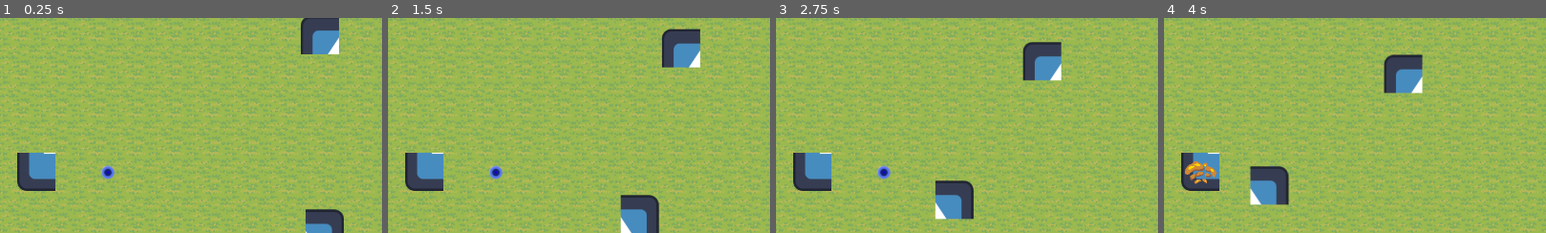
Above: before the commit, frames 1-4 (left to right).
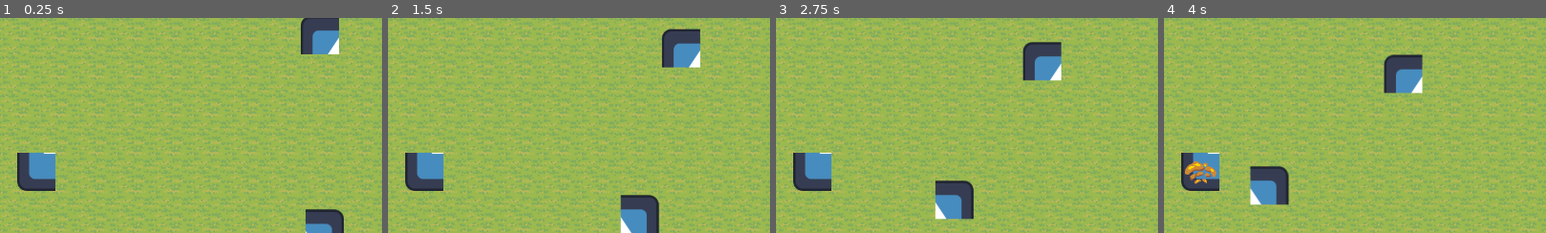
Above: after the commit, the same moments.

Repository: GlitchedSalad/global-game-jam-2026
Game: Godot game, scene res://src/scenes/level/main.tscn
Two runs of this game, one before a commit and one after it. Both use one fixed random seed, a clock stepped at 60 frames per second and the inputs below. The engine's default icon, where the game draws it, is replaced by a stand-in: a white triangle on a blue panel in a dark square.
Inputs:
- Up to frame 1 (0.25 s): no input
- Up to frame 2 (1.5 s): hold Right (ARROW_RIGHT) 0.53-1.28 s; tap H (H) at 0.6 s; hold Down (ARROW_DOWN) from 1.28 s (still down); tap G (G) at 1.35 s
- Up to frame 3 (2.75 s): tap H (H) at 1.55, 2.1 s; release Down (ARROW_DOWN) at 2.03 s; hold Right (ARROW_RIGHT) from 2.03 s (still down)
- Up to frame 4 (4 s): release Right (ARROW_RIGHT) at 2.78 s; hold Up (ARROW_UP) 2.78-3.53 s; tap J (J) at 2.85 s; tap H (H) at 3.05, 3.8 s; hold Left (ARROW_LEFT) from 3.53 s (still down); tap Y (Y) at 3.6 s
The pictures show only the part of the screen within x 45-95%, y 14-64%; the shares and areas given below are measured in that part.

The runs differ from the first frame. In frame 1, 0.2% of the frame differs, in the area x 26-30%, y 68-76%; in frame 2, 0.2%; in frame 3, 0.2%; in frame 4, less than 0.1%.

Commit message:
added some player damage and magnets

Diff:
--- a/project.godot
+++ b/project.godot
@@ -35,6 +35,7 @@
 [global_group]
 
 player=""
+magnet=""
 
 [input]
 
--- a/src/scenes/entities/PlayerCharacter.tscn
+++ b/src/scenes/entities/PlayerCharacter.tscn
@@ -1,18 +1,22 @@
 [gd_scene format=3 uid="uid://cfl6rcjkfgn62"]
 
-[ext_resource type="Script" uid="uid://cdrojqjinxiqa" path="res://src/scripts/entities/player_character.gd" id="1_848is"]
+[ext_resource type="Script" uid="uid://bsrrc4tvxcgr" path="res://src/scripts/entities/player_character.gd" id="1_848is"]
 [ext_resource type="PackedScene" path="res://src/scenes/components/healthBarComponent.tscn" id="2_7n545"]
 [ext_resource type="PackedScene" path="res://src/scenes/components/healthComponent.tscn" id="3_hon5w"]
-[ext_resource type="PackedScene" path="res://src/scenes/components/hitboxComponent.tscn" id="4_66fhx"]
+[ext_resource type="PackedScene" uid="uid://befu18jlyojfb" path="res://src/scenes/components/hitboxComponent.tscn" id="4_66fhx"]
 [ext_resource type="PackedScene" uid="uid://bbpjtemgku5av" path="res://src/scenes/components/player_controller.tscn" id="5_8voux"]
-[ext_resource type="PackedScene" path="res://src/scenes/components/shield_roll.tscn" id="6_l51fx"]
+[ext_resource type="PackedScene" uid="uid://c1uypvlfpwaef" path="res://src/scenes/components/shield_roll.tscn" id="6_l51fx"]
 [ext_resource type="PackedScene" uid="uid://hk2c87ramnko" path="res://src/scenes/entities/attacks/fireballAttack.tscn" id="7_lf6sb"]
 [ext_resource type="PackedScene" uid="uid://bshpxi4v4f6ni" path="res://src/scenes/entities/projectileSpawner.tscn" id="8_8voux"]
 [ext_resource type="Texture2D" uid="uid://c2tos1omse0cv" path="res://icon.svg" id="8_hon5w"]
 [ext_resource type="PackedScene" uid="uid://vecdkg8tcvyq" path="res://src/scenes/entities/projectiles/fireballProjectile.tscn" id="9_l51fx"]
+[ext_resource type="Script" uid="uid://bvfqrywudoe1" path="res://src/scripts/components/magnet_handler.gd" id="11_l51fx"]
 
 [sub_resource type="CircleShape2D" id="CircleShape2D_hon5w"]
 radius = 52.153618
+
+[sub_resource type="CircleShape2D" id="CircleShape2D_l51fx"]
+radius = 177.48521
 
 [node name="PlayerCharacter" type="Node2D" unique_id=1184929539 node_paths=PackedStringArray("shield_node", "controller", "attack1")]
 script = ExtResource("1_848is")
@@ -45,3 +49,9 @@
 hframes = 2
 vframes = 2
 frame = 2
+
+[node name="Area2D" type="Area2D" parent="." unique_id=520670048]
+script = ExtResource("11_l51fx")
+
+[node name="CollisionShape2D" type="CollisionShape2D" parent="Area2D" unique_id=1154013227]
+shape = SubResource("CircleShape2D_l51fx")
--- /dev/null
+++ b/src/scripts/components/magnet_handler.gd
@@ -0,0 +1,11 @@
+extends Area2D
+
+
+# Called when the node enters the scene tree for the first time.
+func _ready() -> void:
+	add_to_group("magnet")
+
+
+# Called every frame. 'delta' is the elapsed time since the previous frame.
+func _process(delta: float) -> void:
+	pass
--- a/src/scripts/entities/character_base.gd
+++ b/src/scripts/entities/character_base.gd
@@ -17,6 +17,7 @@
 	health = get_node_or_null("HealthComponent")
 	if (health is HealthComponent):
 		health.health_depleted.connect(_on_health_depleted)
+		health.health_changed.connect(_on_health_changed)
 
 func _on_controller_move(vec : Vector2):
 	global_position += vec
@@ -28,3 +29,6 @@
 
 func _on_health_depleted():
 	print("dead")
+
+func _on_health_changed(health: int):
+	print(health)
--- a/src/scripts/entities/pickup_handler.gd
+++ b/src/scripts/entities/pickup_handler.gd
@@ -2,6 +2,8 @@
 extends Node2D
 
 @export var xp: int = 10
+var magnet_pull := 300
+var target: Node2D = null
 
 # Called when the node enters the scene tree for the first time.
 func _ready() -> void:
@@ -10,10 +12,14 @@
 
 # Called every frame. 'delta' is the elapsed time since the previous frame.
 func _process(delta: float) -> void:
-	pass
+	if target:
+		global_position = global_position.move_toward(target.global_position,magnet_pull * delta)
 
 
 func _on_area_2d_area_entered(area: Area2D) -> void:
+	if area.is_in_group("magnet"):
+		target = area
+		return
 	var player = area.get_parent()
 	if player.is_in_group("player"):
 		player.add_xp(10)
--- a/src/scripts/entities/player_character.gd
+++ b/src/scripts/entities/player_character.gd
@@ -2,14 +2,18 @@
 extends "res://src/scripts/entities/character_base.gd"
 
 @export var shield_node : Node
-
+@export var player_number = 1
 func _ready() -> void:
 	controller.shield.connect(_on_controller_shield)
 	controller.move.connect(_on_controller_move)
 	controller.attack1.connect(_on_attack1)
+	add_to_group("player")
 
 func add_xp(xp: int):
 	print("add me some xp")
 
 func _on_controller_shield():
 	print("shield . do_something")
+
+func _on_health_changed(health: int):
+	print(health)
Not shown: 1 places in src/scenes/components/hitboxComponent.tscn that only renumber resources
Not shown, added: src/scripts/components/magnet_handler.gd.uid
